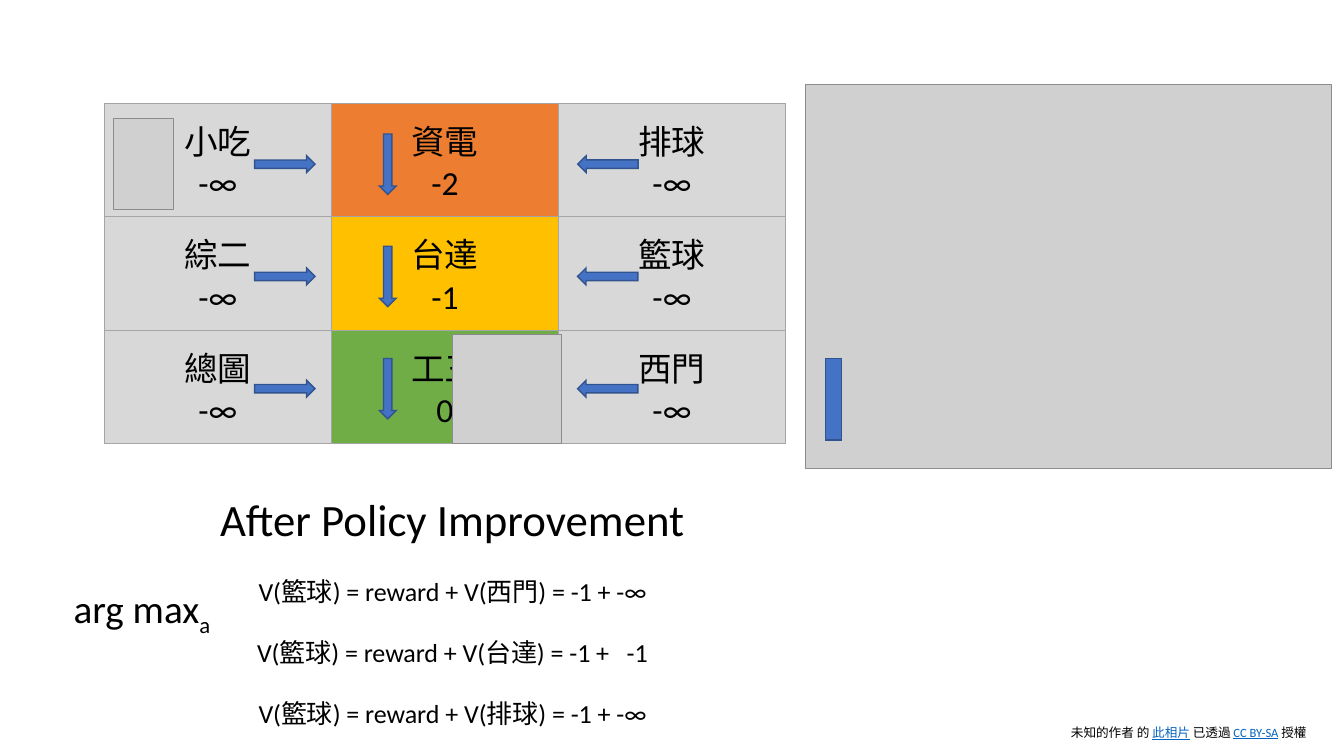
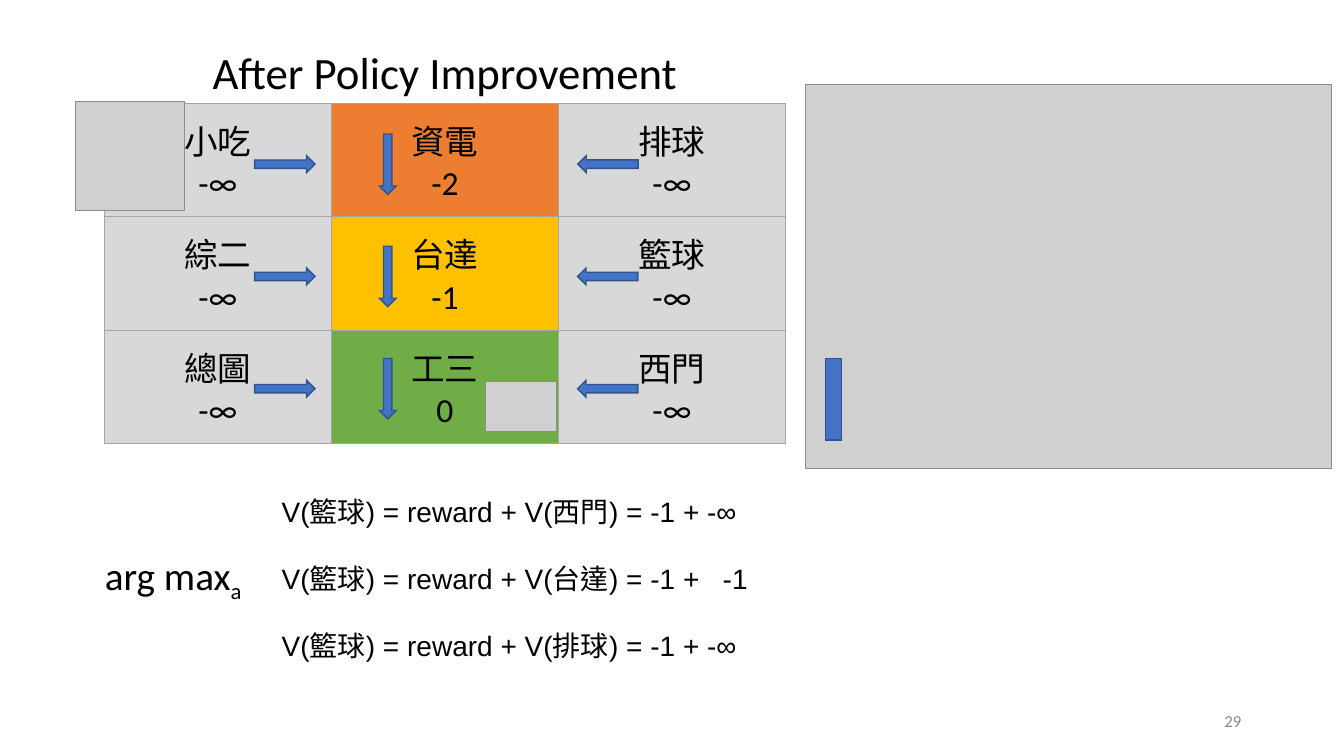
Before and after one commit to nthu-datalab/ml, a slide deck: slide 30 of labs/14_Q-Learning/14_Q-Learning_slide.pptx (slide 23 before the commit). Drawn at 1344x756 pixels with LibreOffice and Linux fonts; fonts in the diff are those of the drawing; grey boxes stand for pictures. Boxes give left, top, right and bottom in pixels: in the first picture for what was removed or moved away, otherwise in the second. Text is boxed around its words. In the diff, an @@ line names an element or a change of style, - is before the commit and + after.

```diff
--- a/labs/14_Q-Learning/14_Q-Learning_slide.pptx
+++ b/labs/14_Q-Learning/14_Q-Learning_slide.pptx
@@ text added at [213, 58, 676, 97], 32 pt, text #000000 @@
+After Policy Improvement
@@ picture added at [76, 102, 185, 211] @@
@@ table: place and size @@
-table at [105, 104, 785, 435]
+table at [105, 104, 785, 444]
@@ picture removed at [113, 119, 173, 210] @@
@@ picture removed at [453, 335, 562, 444] @@
@@ picture added at [486, 381, 558, 432] @@
@@ text at [220, 505, 684, 544]: paragraph removed @@
-After Policy Improvement
@@ text "V(籃球) = reward + V(西門) ...": place and size @@
-text "V(籃球) = reward + V(西門) ..." at [220, 505, 684, 727]
+text "V(籃球) = reward + V(西門) ..." at [282, 500, 748, 661]
@@ text "V(籃球) = reward + V(西門) ..." at [282, 500, 748, 661]: size 32 to 20 pt, font Calibri to Arial, now on the baseline; alignment centre to left @@
@@ text "arg maxa": place and size @@
-text "arg maxa" at [74, 604, 124, 630]
+text "arg maxa" at [105, 571, 155, 597]
@@ page number added at [1224, 716, 1241, 727], 12 pt, text #888888 @@
+29
@@ text removed at [1071, 726, 1306, 740] @@
-未知的作者 的 此相片 已透過 CC BY-SA 授權
```
Also in this commit, not shown: 33 other slides changed, 3 slides removed, 5 other files.
